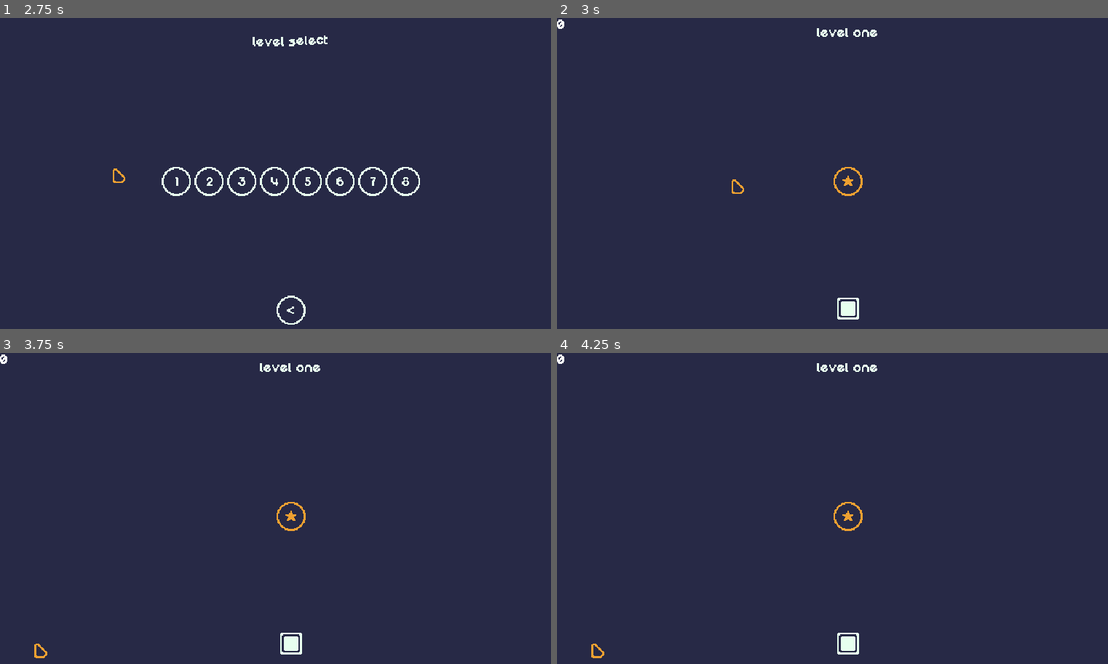
Above: before the commit, frames 1-4 (two rows, left to right).
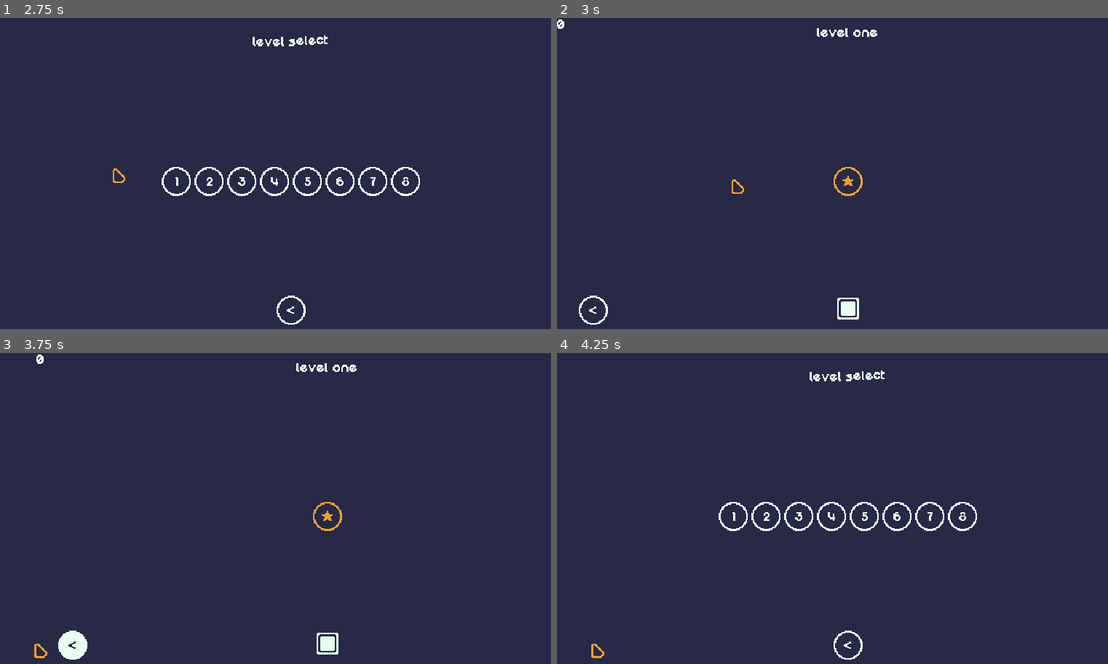
Above: after the commit, the same moments.

Repository: mrbartchak/brackeys-game-jam-2026.1
Game: Godot game, scene res://ui/screens/main_menu.tscn
Same seed, same stepped clock (60 frames per second), same inputs: the game is played once before the commit and once after it.
Inputs (mouse positions are in pixels of both pictures, inside the frame that each line leads up to):
- Up to frame 1 (2.75 s): click (115, 170) at 0.5 s; click (292, 310) at 1.25 s; click (115, 170) at 2 s
- Up to frame 2 (3 s): click "1" at 2.75 s
- Up to frame 3 (3.75 s): click (38, 645) at 3.52 s
- Up to frame 4 (4.25 s): no input

Frame 1 is identical in both runs. In frame 2, 0.1% of the frame differs, in the area x 3-10%, y 89-99%; in frame 3, 1.3%; in frame 4, 1.6%, in the area x 0-77%, y 0-99%.

Commit message:
pasue meny

Diff:
--- a/levels/level.tscn
+++ b/levels/level.tscn
@@ -1,9 +1,11 @@
-[gd_scene load_steps=6 format=3 uid="uid://d3o1mlwx0i77u"]
+[gd_scene load_steps=8 format=3 uid="uid://d3o1mlwx0i77u"]
 
 [ext_resource type="Script" uid="uid://bb4ci5k6gpr5t" path="res://levels/level_manager.gd" id="1_cwqvt"]
 [ext_resource type="Resource" uid="uid://02306kfc18bo" path="res://levels/level_data/level_08.tres" id="2_5mrsh"]
 [ext_resource type="Texture2D" uid="uid://bmrsfka7pn13d" path="res://ui/assets/background.png" id="3_safpt"]
 [ext_resource type="PackedScene" uid="uid://csb4fm2hdbikq" path="res://ui/components/win_screen.tscn" id="4_5mrsh"]
+[ext_resource type="PackedScene" uid="uid://fh6ephdx8b5i" path="res://ui/components/back_button.tscn" id="5_safpt"]
+[ext_resource type="PackedScene" uid="uid://dkbk5db2kx2lt" path="res://ui/screens/pause_menu.tscn" id="6_gjl0y"]
 
 [sub_resource type="LabelSettings" id="LabelSettings_ce4gc"]
 font_color = Color(0.90588236, 1, 0.93333334, 1)
@@ -57,3 +59,18 @@
 layout_mode = 0
 offset_right = 40.0
 offset_bottom = 23.0
+
+[node name="BackButton" parent="LevelUI" instance=ExtResource("5_safpt")]
+layout_mode = 1
+anchors_preset = 2
+anchor_top = 1.0
+anchor_bottom = 1.0
+offset_left = 24.0
+offset_top = -54.0
+offset_right = 56.0
+offset_bottom = -22.0
+grow_vertical = 0
+back_scene_name = "level_select"
+
+[node name="PauseMenu" parent="LevelUI" instance=ExtResource("6_gjl0y")]
+layout_mode = 1
--- a/ui/cursor/cursor.tscn
+++ b/ui/cursor/cursor.tscn
@@ -4,6 +4,7 @@
 [ext_resource type="Texture2D" uid="uid://b2mwy5yh4a048" path="res://ui/cursor/cursor.png" id="1_isnha"]
 
 [node name="Cursor" type="CanvasLayer"]
+process_mode = 3
 script = ExtResource("1_g0wji")
 
 [node name="Sprite" type="Sprite2D" parent="."]
--- /dev/null
+++ b/ui/screens/pause_menu.gd
@@ -0,0 +1,20 @@
+class_name PauseMenu
+extends Control
+
+func _ready() -> void:
+	hide()
+	set_process_input(true)
+
+func _input(event: InputEvent) -> void:
+	if event.is_action_pressed("ui_cancel"):
+		_toggle_pause()
+
+func _toggle_pause() -> void:
+	get_tree().paused = !get_tree().paused
+	visible = get_tree().paused
+
+func _on_back_button_pressed() -> void:
+	get_tree().paused = false
+
+func _on_resume_button_pressed() -> void:
+	_toggle_pause()
--- /dev/null
+++ b/ui/screens/pause_menu.tscn
@@ -0,0 +1,64 @@
+[gd_scene load_steps=4 format=3 uid="uid://dkbk5db2kx2lt"]
+
+[ext_resource type="Script" uid="uid://dr31ccgukgflh" path="res://ui/screens/pause_menu.gd" id="1_cu5t8"]
+[ext_resource type="PackedScene" uid="uid://fh6ephdx8b5i" path="res://ui/components/back_button.tscn" id="2_8l2sy"]
+[ext_resource type="Texture2D" uid="uid://bmrsfka7pn13d" path="res://ui/assets/background.png" id="2_r5igk"]
+
+[node name="PauseMenu" type="Control"]
+process_mode = 3
+layout_mode = 3
+anchors_preset = 15
+anchor_right = 1.0
+anchor_bottom = 1.0
+grow_horizontal = 2
+grow_vertical = 2
+script = ExtResource("1_cu5t8")
+
+[node name="Overlay" type="TextureRect" parent="."]
+modulate = Color(1, 1, 1, 0.5882353)
+layout_mode = 1
+anchors_preset = 8
+anchor_left = 0.5
+anchor_top = 0.5
+anchor_right = 0.5
+anchor_bottom = 0.5
+offset_left = -320.0
+offset_top = -180.0
+offset_right = 320.0
+offset_bottom = 180.0
+grow_horizontal = 2
+grow_vertical = 2
+texture = ExtResource("2_r5igk")
+
+[node name="ResumeButton" type="Button" parent="."]
+layout_mode = 1
+anchors_preset = 8
+anchor_left = 0.5
+anchor_top = 0.5
+anchor_right = 0.5
+anchor_bottom = 0.5
+offset_left = -4.0
+offset_top = -45.0
+offset_right = 4.0
+offset_bottom = -37.0
+grow_horizontal = 2
+grow_vertical = 2
+text = "Resume"
+
+[node name="BackButton" parent="." instance=ExtResource("2_8l2sy")]
+layout_mode = 1
+anchors_preset = 8
+anchor_left = 0.5
+anchor_top = 0.5
+anchor_right = 0.5
+anchor_bottom = 0.5
+offset_left = -16.0
+offset_top = -16.0
+offset_right = 16.0
+offset_bottom = 16.0
+grow_horizontal = 2
+grow_vertical = 2
+back_scene_name = "level_select"
+
+[connection signal="pressed" from="ResumeButton" to="." method="_on_resume_button_pressed"]
+[connection signal="pressed" from="BackButton" to="." method="_on_back_button_pressed"]
Not shown, added: ui/screens/pause_menu.gd.uid
